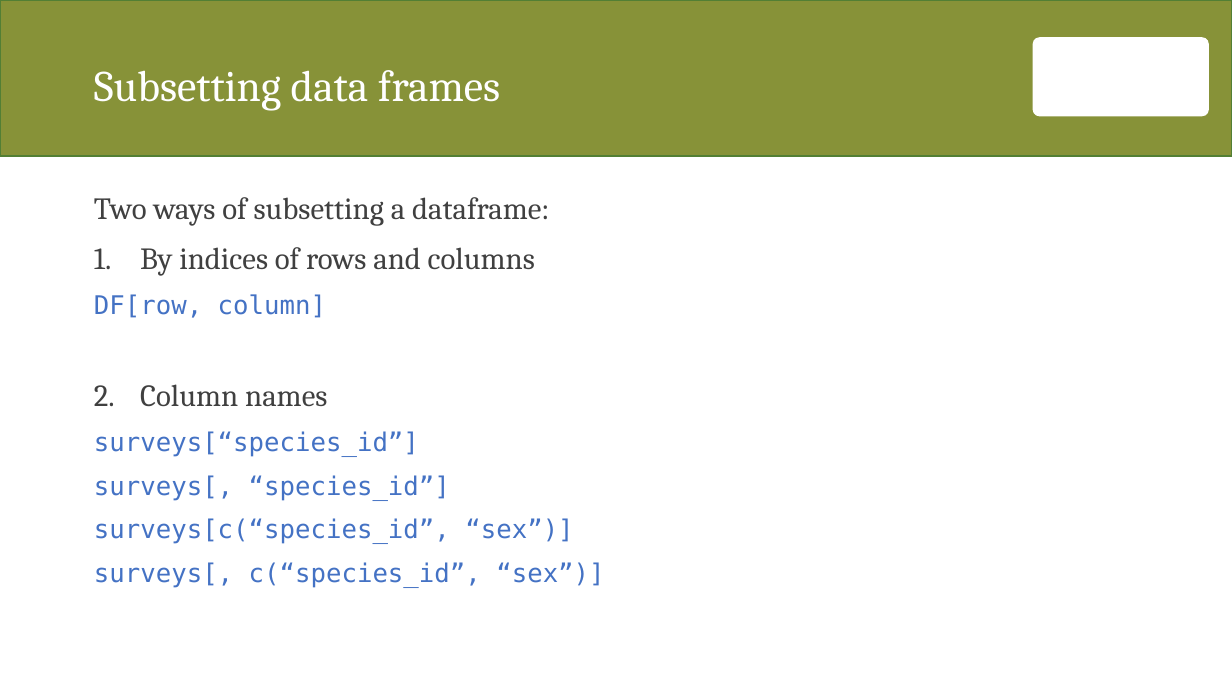
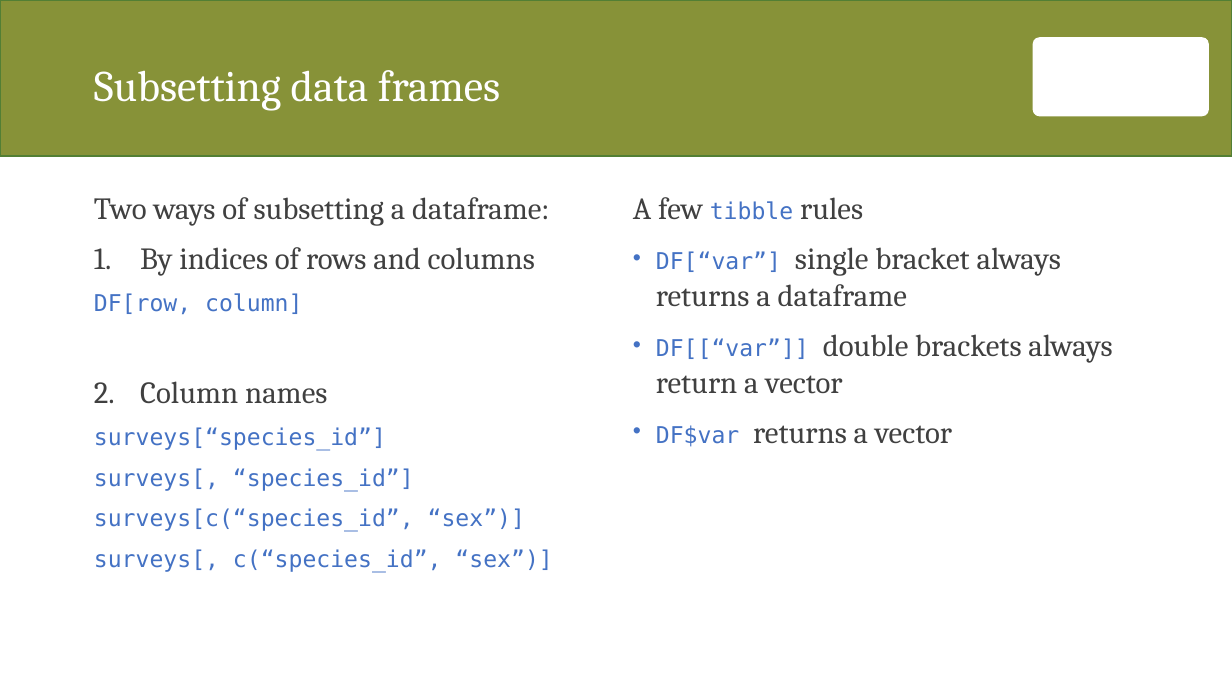
Before and after one commit to zawmtun/r_club, a slide deck: slide 4 of ex/02_starting_with_data.pptx (slide 10 before the commit). Drawn at 1232x693 pixels with LibreOffice and Linux fonts; fonts in the diff are those of the drawing; background and template pictures are left out. Boxes give left, top, right and bottom in pixels: in the first picture for what was removed or moved away, otherwise in the second. Text is boxed around its words. In the diff, an @@ line names an element or a change of style, - is before the commit and + after.

```diff
--- a/ex/02_starting_with_data.pptx
+++ b/ex/02_starting_with_data.pptx
@@ text added at bbox=[633, 197, 1112, 447], 24 pt, text #404040 @@
+A few tibble rules
+• DF[“var”] single bracket always returns a dataframe
+• DF[[“var”]] double brackets always return a vector
+• DF$var returns a vector
@@ text at bbox=[94, 293, 552, 573]: size 20 to 18 pt in "DF[row, column]", "surveys[“species_id”]", "surveys[, “species_id”]", "surveys[c(“species_id”, “sex”)]" and 1 more places @@
```
Also in this commit, not shown: 7 slides removed, 2 other files.
